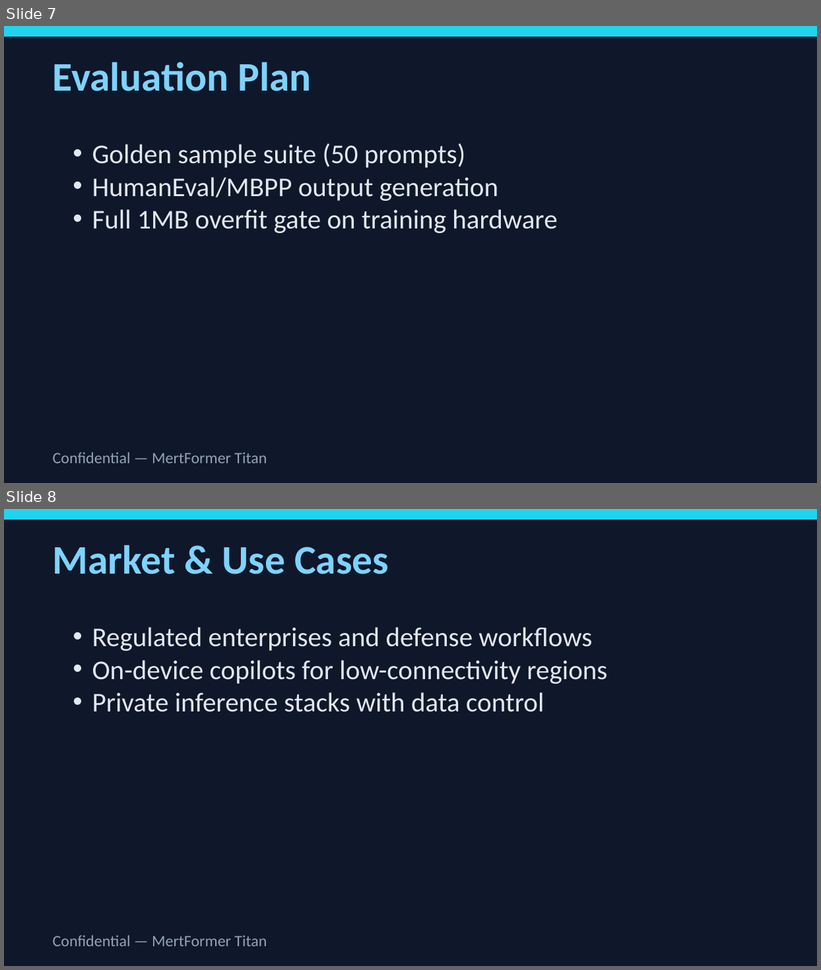
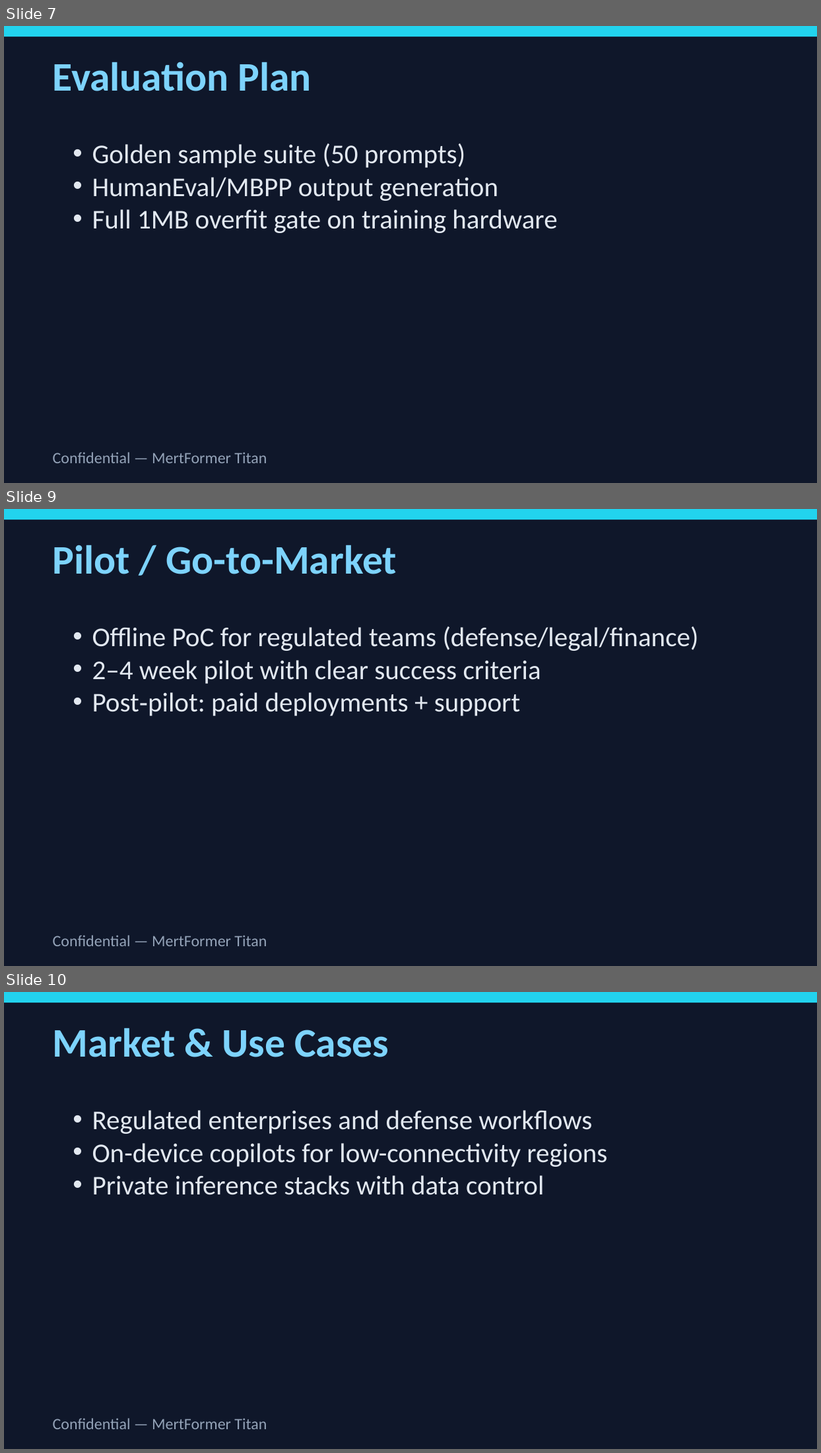
Before and after one commit to latentcore/mertformer-titan-core, a slide deck: reports/investor_deck.pptx. Shown one above the other, each under a label of ours: slides 7 and 8 before the commit, slides 7, 9 and 10 after it; the slides between them are not shown. The pictures are 821x970 and 821x1453 pixels, drawn with LibreOffice and Linux fonts; fonts in the diff are those of the drawing. Boxes give left, top, right and bottom in pixels: in the first picture for what was removed or moved away, otherwise in the second. Text is boxed around its words. In the diff, an @@ line names an element or a change of style, - is before the commit and + after.

Commit message:
docs: add compute and pilot slides

```diff
--- a/reports/investor_deck.pptx
+++ b/reports/investor_deck.pptx
@@ slide 9 added at [4, 509, 817, 966], background #FFFFFF @@
@@ rectangle added at [4, 509, 817, 966], fill #0F172A @@
@@ rectangle added at [4, 509, 817, 520], fill #22D3EE @@
@@ text added at [53, 545, 397, 574], 36 pt, text #7DD3FC, bold @@
+Pilot / Go-to-Market
@@ text added at [92, 626, 699, 716], 24 pt, text #E2E8F0 @@
+• Offline PoC for regulated teams (defense/legal/finance)
+• 2–4 week pilot with clear success criteria
+• Post‑pilot: paid deployments + support
@@ text added at [53, 935, 267, 947], 14 pt, text #94A3B8 @@
+Confidential — MertFormer Titan
@@ what was slide 8 is now slide 10 @@
```
Also in this commit, not shown: 1 other slide added, 2 other files.
